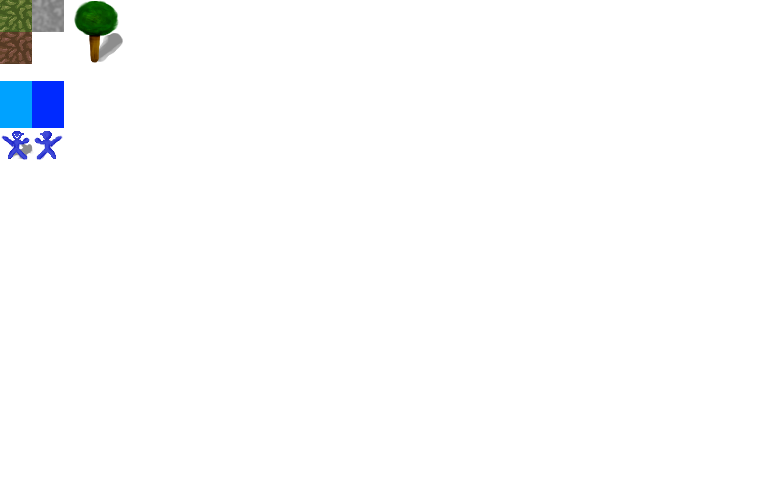
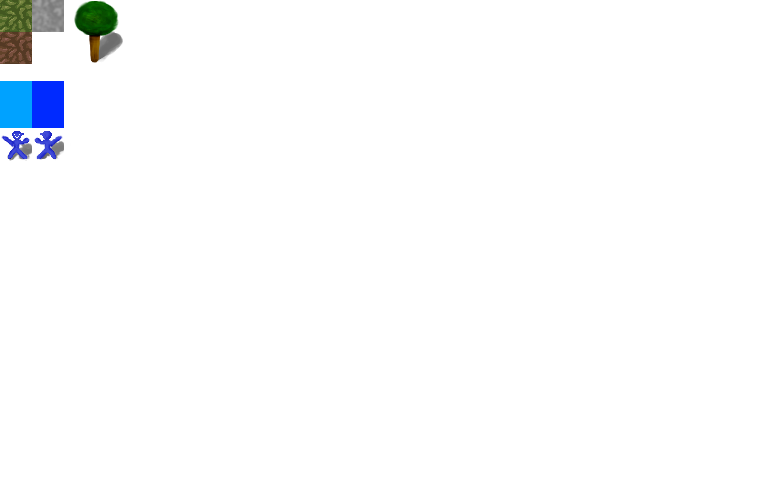
Revision of a layered 768x480 image; what changed, layer by layer:
removed layer "Pasted Layer#1" over (x1=37, y1=141, x2=63, y2=160)
painted on "tiles" over (x1=22, y1=141, x2=63, y2=160)
painted on "shadow" over (x1=7, y1=31, x2=122, y2=161)
